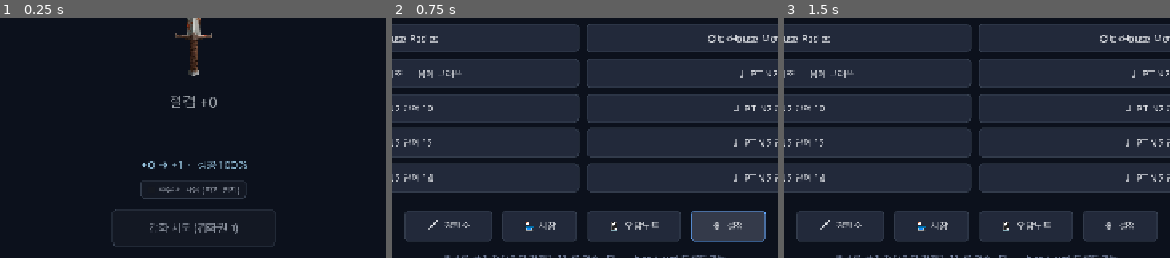
Above: before the commit, frames 1-3 (left to right).
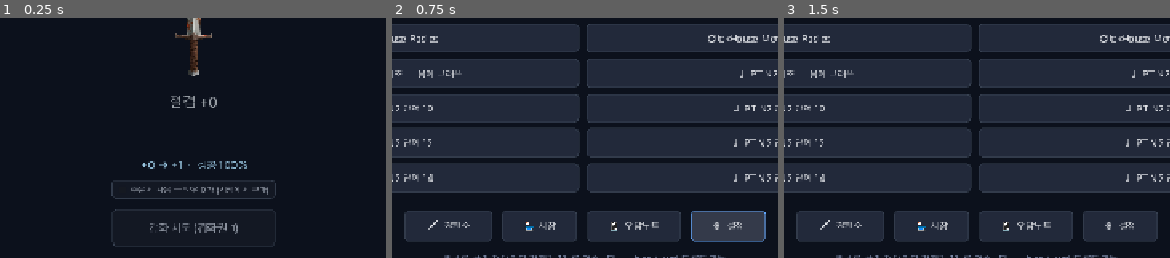
Above: after the commit, the same moments.

Repository: joyuno/studyandgame-godot
Game: Godot game, scene res://scenes/Forge.tscn
Same seed, same stepped clock (60 frames per second), same inputs: the game is played once before the commit and once after it. This scene is started directly instead of the project's main scene.
Inputs:
- Up to frame 1 (0.25 s): no input
- Up to frame 2 (0.75 s): click "← 홈" at 0.5 s
- Up to frame 3 (1.5 s): click "차분 모드" at 1.25 s
The pictures show only the part of the screen within x 25-75%, y 48-98%; the shares and areas given below are measured in that part.

The runs differ from the first frame. In frame 1, 0.7% of the frame differs, in the area x 28-72%, y 67-76%; in frame 2, nothing differs; in frame 3, nothing differs.

Commit message:
fix(forge): 보호 주문서 비활성 사유 표시
체크박스가 비활성일 때 이유(보유 0개 → 시장 / 이 레벨은 파괴 위험 없음)를
명시. 코드 버그가 아니라 사유 미표시로 고장처럼 보이던 문제 해소.

Co-Authored-By: Claude Opus 4.8 (1M context) <noreply@anthropic.com>

Diff:
--- a/scripts/ui/forge.gd
+++ b/scripts/ui/forge.gd
@@ -163,10 +163,21 @@
 			lv, lv + 1, Weapon.format_percent(rate), destroy_warning, diff_tag,
 		]
 		_try_button.disabled = tickets < Weapon.ENHANCE_MATERIAL_COST
-	# Scroll toggle is only useful where destroy can actually happen (+3+).
-	_scroll_check.disabled = scrolls == 0 or Weapon.destroy_rate_at(lv, diff) <= 0.0
+	# Scroll toggle is only useful where destroy can actually happen (+3+) and the
+	# player actually owns a scroll. Spell out *why* it's disabled so it never
+	# looks broken — a disabled checkbox with no reason reads as a bug.
+	var can_destroy := Weapon.destroy_rate_at(lv, diff) > 0.0
 	if scrolls == 0:
+		_scroll_check.disabled = true
 		_scroll_check.button_pressed = false
+		_scroll_check.text = "주문서 사용 — 보유 0개 (시장에서 구매)"
+	elif not can_destroy:
+		_scroll_check.disabled = true
+		_scroll_check.button_pressed = false
+		_scroll_check.text = "주문서 사용 — 이 레벨은 파괴 위험 없음"
+	else:
+		_scroll_check.disabled = false
+		_scroll_check.text = "주문서 사용 (파괴 방지) · 보유 %d개" % scrolls
 
 
 func _on_try() -> void:
